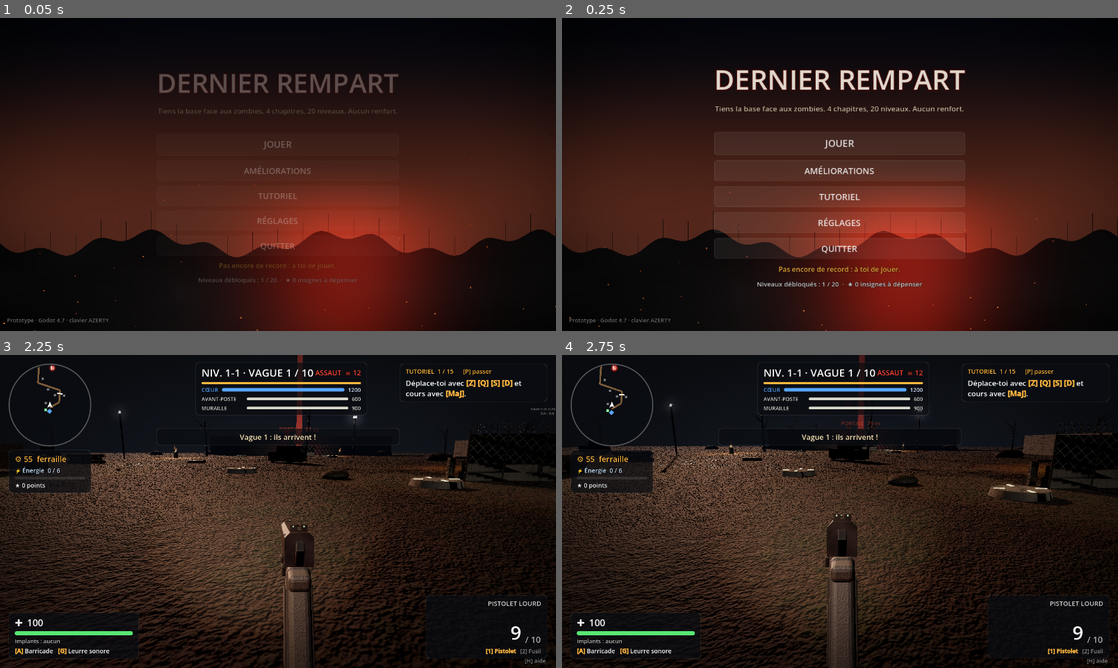
Above: before the commit, frames 1-4 (two rows, left to right).
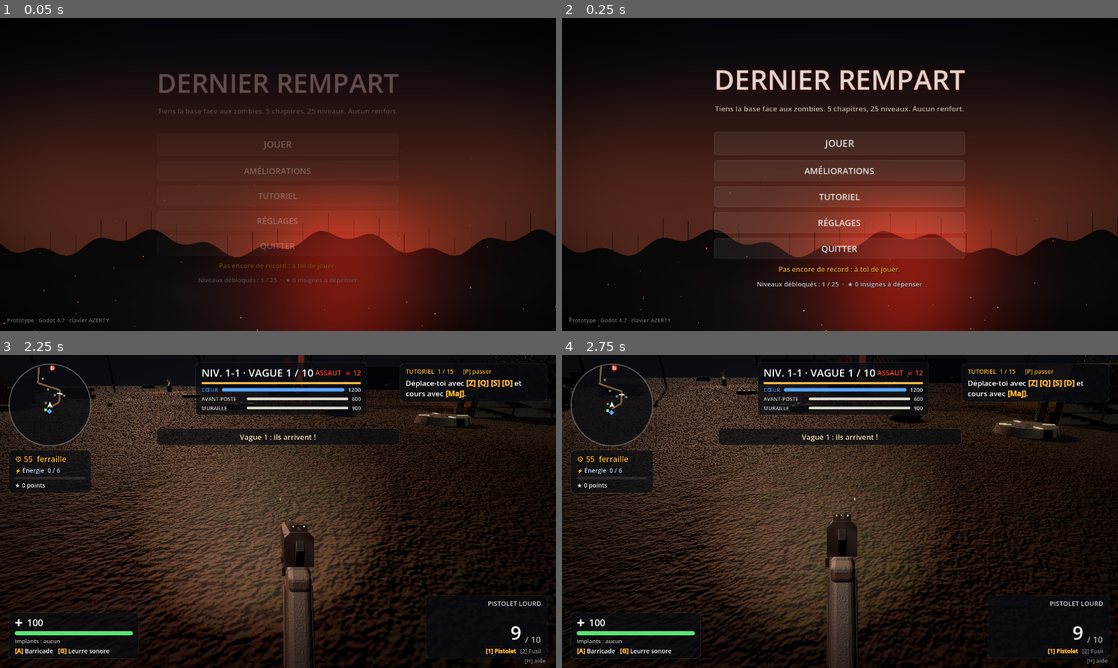
Above: after the commit, the same moments.

Repository: BillyBombardieri/dernier-rampart
Game: Godot game, scene res://scenes/menu.tscn
The game is run twice, just before and just after one commit, with the same random seed, the same clock (stepped at 60 frames per second) and the same inputs.
Inputs (mouse positions are in pixels of both pictures, inside the frame that each line leads up to):
- Up to frame 1 (0.05 s): no input
- Up to frame 2 (0.25 s): no input
- Up to frame 3 (2.25 s): click "JOUER" at 0.5 s; click "1" at 1.25 s; tap Enter (skip_phase) at 2 s; move the mouse to (305, 511) at 2.02 s; hold Z (move_forward) from 2.03 s (still down); hold Right mouse button (aim) from 2.03 s (still down); click (305, 511) at 2.17 s
- Up to frame 4 (2.75 s): keep holding Z (move_forward); keep holding Right mouse button (aim); tap Space (jump) at 2.27 s

The runs differ from the first frame. In frame 1, less than 0.1% of the frame differs, in the area x 47-57%, y 28-85%; in frame 2, less than 0.1%; in frame 3, 30%, in the area x 0-100%, y 0-100%; in frame 4, 30%.

Commit message:
Chapitre 5 : La Ville Morte, et déblocage des chapitres ajoutés après coup
- Nouvelle carte : centre-ville abandonné sous la pluie (immeubles éventrés,
  voitures, réverbères qui grésillent, flaques, asphalte mouillé), 5 niveaux
  de plus (25 au total), son de pluie généré par code.
- Un joueur qui avait déjà gagné le dernier niveau voit maintenant le
  nouveau chapitre s'ouvrir au lieu de rester bloqué.
- La liste des chapitres défile si l'écran est trop petit.

Co-Authored-By: Claude Opus 5.5 (1M context) <noreply@anthropic.com>
Claude-Session: https://claude.ai/code/session_016nAkCaDQCMxLDEbpeDYDLf

Diff:
--- a/scripts/level_panel.gd
+++ b/scripts/level_panel.gd
@@ -1,6 +1,6 @@
 class_name LevelPanel
 extends PanelContainer
-## Choix du niveau dans le menu principal : 4 chapitres, chacun sur sa carte et dans son
+## Choix du niveau dans le menu principal : 5 chapitres, chacun sur sa carte et dans son
 ## environnement, avec 5 niveaux de plus en plus durs. Gagner un niveau débloque le suivant,
 ## et gagner le 5e niveau d'un chapitre ouvre le chapitre suivant.
 
@@ -27,9 +27,15 @@
 	add_child(v)
 	Ui.label(v, "CHOISIS TON NIVEAU", 28, Ui.ACCENT)
 	Ui.label(v, "5 niveaux par chapitre, chacun plus dur que le précédent. Gagne le 5e pour ouvrir le chapitre suivant.", 15, Ui.MUTED)
+	# Les chapitres défilent si l'écran est trop petit pour tous les montrer.
+	var scroll := ScrollContainer.new()
+	scroll.horizontal_scroll_mode = ScrollContainer.SCROLL_MODE_DISABLED
+	scroll.custom_minimum_size = Vector2(0, 470)
+	v.add_child(scroll)
 	_list = VBoxContainer.new()
 	_list.add_theme_constant_override("separation", 8)
-	v.add_child(_list)
+	_list.size_flags_horizontal = Control.SIZE_EXPAND_FILL
+	scroll.add_child(_list)
 	var bottom := HBoxContainer.new()
 	bottom.alignment = BoxContainer.ALIGNMENT_END
 	v.add_child(bottom)
--- a/scripts/levels.gd
+++ b/scripts/levels.gd
@@ -142,6 +142,41 @@
 		"barrels": [Vector3(-4, 0, 31), Vector3(-22, 0, -20), Vector3(24, 0, -14), Vector3(-4, 0, -46)],
 		"props": {"count": 85, "pine": 6, "ruin": 2, "rock": 2, "wreck": 1},
 		"weather": "snow",
+	},
+	{
+		"name": "La Ville Morte",
+		"place": "Centre-ville abandonné, sous la pluie",
+		"desc": "Rues noyées, voitures abandonnées, réverbères qui grésillent. La horde vient de partout.",
+		"path": [
+			Vector3(-30, 0, -55), Vector3(-30, 0, -40), Vector3(20, 0, -40), Vector3(20, 0, -22),
+			Vector3(-8, 0, -22), Vector3(-8, 0, -6), Vector3(14, 0, 4), Vector3(14, 0, 20),
+			Vector3(0, 0, 24), Vector3(0, 0, 30),
+		],
+		"rings": {
+			"avant": {"gate": Vector3(-15, 0, -40), "segment": 1, "hp": 600.0,
+				"sockets": [Vector3(-19, 0, -45.5), Vector3(-11, 0, -34.5), Vector3(-24, 0, -34.5), Vector3(-6, 0, -45.5)]},
+			"muraille": {"gate": Vector3(14, 0, 10), "segment": 6, "hp": 900.0,
+				"sockets": [Vector3(19.5, 0, 8), Vector3(8.5, 0, 12), Vector3(19.5, 0, 16), Vector3(20, 0, 2), Vector3(-5.5, 0, 18)]},
+		},
+		"env": {
+			"sky_top": Color(0.02, 0.025, 0.04), "sky_horizon": Color(0.2, 0.15, 0.12), "ground_horizon": Color(0.06, 0.06, 0.07),
+			"sun_rot": Vector3(-40, 20, 0), "sun_color": Color(0.62, 0.68, 0.85), "sun_energy": 0.35,
+			"ambient": 0.5, "exposure": 1.15, "saturation": 0.68,
+			"fog_color": Color(0.11, 0.115, 0.13), "fog": 0.012, "vol_albedo": Color(0.6, 0.62, 0.68), "vol_fog": 0.018,
+		},
+		"ground": {"tex": "concrete", "scale": 0.1, "tint": Color(0.36, 0.36, 0.38), "rough": 0.4},
+		"path_mat": {"tex": "concrete", "scale": 0.25, "tint": Color(0.22, 0.22, 0.24), "rough": 0.22},
+		"walls": [[Vector3(-40, 1.5, -12), Vector3(1.2, 3, 18)], [Vector3(34, 1.5, -32), Vector3(1.2, 3, 16)]],
+		"sandbags": [Vector3(-16, 0, -28), Vector3(26, 0, -12)],
+		"spots": [
+			[Vector3(-12, 0, 28), Vector3(-2, 0, 20)], [Vector3(22, 0, 24), Vector3(14, 0, 12)],
+			[Vector3(-36, 0, -46), Vector3(-26, 0, -40)], [Vector3(27, 0, -30), Vector3(18, 0, -38)],
+			[Vector3(-16, 0, -14), Vector3(-6, 0, -18)],
+		],
+		"spot_color": Color(1.0, 0.7, 0.4),
+		"barrels": [Vector3(-4, 0, 31), Vector3(26, 0, -44), Vector3(-36, 0, -32), Vector3(-14, 0, -2)],
+		"props": {"count": 60, "building": 5, "wreck": 3, "lamp": 3, "puddle": 2},
+		"weather": "rain",
 	},
 ]
 
--- a/scripts/main.gd
+++ b/scripts/main.gd
@@ -489,6 +489,12 @@
 				_pine(pos)
 			"ruin":
 				_ruin(pos)
+			"building":
+				_building(pos)
+			"lamp":
+				_lamp(pos)
+			"puddle":
+				_puddle(pos)
 
 
 ## Matériau du sol ou du chemin d'un niveau : {"tex", "scale", "tint", "plain"}.
@@ -498,6 +504,8 @@
 	if d.get("plain", false):
 		mat.albedo_texture = null
 		mat.roughness = 0.85
+	if d.has("rough"):  # Asphalte mouillé (Ville Morte) : plus lisse, il renvoie les lumières.
+		mat.roughness = d["rough"]
 	return mat
 
 
@@ -654,9 +662,104 @@
 	ruin.rotation.y = _rng.randf() * TAU
 
 
+## Immeuble éventré (Ville Morte) : une carcasse de béton de 2 à 4 étages, fenêtres noires,
+## quelques-unes encore éclairées d'une lueur chaude, le toit arraché.
+func _building(pos: Vector3) -> void:
+	var w := _rng.randf_range(7.0, 11.0)
+	var d := _rng.randf_range(6.0, 9.0)
+	var floors := _rng.randi_range(2, 4)
+	var h := floors * 3.2
+	var tint: Color = [Color(0.5, 0.48, 0.46), Color(0.42, 0.4, 0.38), Color(0.55, 0.5, 0.44)][_rng.randi() % 3]
+	var concrete := Fx.textured("concrete", 0.35, tint)
+	var body := Fx.box_body(Vector3(w, h, d), Color.WHITE, Fx.LAYER_WORLD)
+	(body.get_child(1) as MeshInstance3D).material_override = concrete
+	var dark := Fx.material(Color(0.02, 0.02, 0.025))
+	dark.roughness = 0.15
+	var lit := Fx.material(Color(1.0, 0.72, 0.4), 1.6)
+	# Fenêtres sur les deux grandes façades, une par travée et par étage.
+	var cols := int(w / 2.4)
+	for side in [-1.0, 1.0]:
+		for f in floors:
+			for c in cols:
+				var x := -w * 0.5 + (c + 0.5) * w / cols
+				var win := Fx.box_mat(Vector3(1.1, 1.4, 0.06), lit if _rng.randf() < 0.06 else dark)
+				win.position = Vector3(x, -h * 0.5 + 1.7 + f * 3.2, side * (d * 0.5 + 0.02))
+				body.add_child(win)
+	# Dalles d'étage qui dépassent un peu, et un bord de toit cassé.
+	for f in range(1, floors):
+		var slab := Fx.box_mat(Vector3(w + 0.3, 0.25, d + 0.3), concrete)
+		slab.position.y = -h * 0.5 + f * 3.2
+		body.add_child(slab)
+	var broken := Fx.box_mat(Vector3(w * _rng.randf_range(0.3, 0.6), _rng.randf_range(0.8, 2.0), 0.4), concrete)
+	broken.position = Vector3(_rng.randf_range(-w, w) * 0.2, h * 0.5 + 0.5, d * 0.5 - 0.2)
+	body.add_child(broken)
+	add_child(body)
+	body.position = pos + Vector3(0, h * 0.5, 0)
+	body.rotation.y = _rng.randi_range(0, 3) * PI * 0.5 + _rng.randf_range(-0.15, 0.15)
+
+
+## Réverbère (Ville Morte). Un sur trois éclaire encore, en grésillant ; les autres sont morts.
+func _lamp(pos: Vector3) -> void:
+	var metal := Fx.material(Color(0.12, 0.13, 0.14))
+	metal.metallic = 0.7
+	metal.roughness = 0.4
+	var lamp := Node3D.new()
+	var pole := Fx.mesh_with(_cyl(0.09, 6.0, 0.07), metal)
+	pole.position.y = 3.0
+	lamp.add_child(pole)
+	var arm := Fx.box_mat(Vector3(0.08, 0.08, 1.6), metal)
+	arm.position = Vector3(0, 5.95, 0.75)
+	lamp.add_child(arm)
+	var alive := _rng.randf() < 0.34
+	var head := Fx.box(Vector3(0.35, 0.12, 0.6), Color(1.0, 0.68, 0.35) if alive else Color(0.15, 0.15, 0.15), 3.0 if alive else 0.0)
+	head.position = Vector3(0, 5.85, 1.5)
+	lamp.add_child(head)
+	var body := StaticBody3D.new()
+	body.collision_layer = Fx.LAYER_WORLD
+	var shape := CollisionShape3D.new()
+	var cs := CylinderShape3D.new()
+	cs.radius = 0.15
+	cs.height = 6.0
+	shape.shape = cs
+	shape.position.y = 3.0
+	body.add_child(shape)
+	lamp.add_child(body)
+	if alive:
+		var light := Flicker.new()
+		light.light_color = Color(1.0, 0.66, 0.34)
+		light.base_energy = 1.6
+		light.amount = 0.15
+		light.speed = 9.0
+		light.omni_range = 11.0
+		light.position = Vector3(0, 5.5, 1.5)
+		lamp.add_child(light)
+	lamp.rotation.y = _rng.randf() * TAU
+	add_child(lamp)
+	lamp.position = pos
+
+
+## Flaque d'eau de pluie sur l'asphalte : un miroir sombre et mince.
+func _puddle(pos: Vector3) -> void:
+	var r := _rng.randf_range(1.2, 2.6)
+	var disc := CylinderMesh.new()
+	disc.top_radius = r
+	disc.bottom_radius = r
+	disc.height = 0.01
+	disc.radial_segments = 18
+	var water := StandardMaterial3D.new()
+	water.albedo_color = Color(0.04, 0.045, 0.05)
+	water.metallic = 0.7
+	water.roughness = 0.03
+	var mi := Fx.mesh_with(disc, water)
+	mi.scale = Vector3(_rng.randf_range(1.0, 1.8), 1, _rng.randf_range(0.6, 1.0))
+	mi.rotation.y = _rng.randf() * TAU
+	mi.position = pos + Vector3(0, 0.02, 0)
+	add_child(mi)
+
+
 # ---------------------------------------------------------------- météo
 
-## Neige (Col Gelé), cendres (Raffinerie) ou lucioles (Marais), autour du joueur.
+## Neige (Col Gelé), cendres (Raffinerie), lucioles (Marais) ou pluie (Ville Morte), autour du joueur.
 func _build_weather() -> void:
 	var kind: String = level["weather"]
 	if kind == "":
@@ -696,6 +799,20 @@
 			q.size = Vector2(0.05, 0.05)
 			grad.set_color(0, Color(0.55, 0.52, 0.5, 0.8))
 			grad.set_color(1, Color(0.4, 0.38, 0.36, 0.0))
+		"rain":
+			# Traits fins et rapides, presque verticaux, un peu poussés par le vent.
+			p.amount = 1800
+			p.lifetime = 0.9
+			p.direction = Vector3(0.08, -1, 0.04)
+			p.spread = 3.0
+			p.initial_velocity_min = 16.0
+			p.initial_velocity_max = 20.0
+			p.gravity = Vector3(0, -6.0, 0)
+			q.size = Vector2(0.012, 0.42)
+			m.billboard_mode = BaseMaterial3D.BILLBOARD_FIXED_Y
+			m.billboard_keep_scale = true
+			grad.set_color(0, Color(0.72, 0.76, 0.82, 0.32))
+			grad.set_color(1, Color(0.72, 0.76, 0.82, 0.18))
 		"fireflies":
 			p.amount = 70
 			p.lifetime = 6.0
@@ -826,9 +943,20 @@
 		w.loop_end = w.data.size() / 2
 	var p := AudioStreamPlayer.new()
 	p.stream = wind
-	p.volume_db = -14.0
+	p.volume_db = -20.0 if level["weather"] == "rain" else -14.0
 	p.autoplay = true
 	add_child(p)
+	if level["weather"] == "rain":
+		var rain := Sfx.stream("rain")
+		if rain is AudioStreamWAV:
+			var r := rain as AudioStreamWAV
+			r.loop_mode = AudioStreamWAV.LOOP_FORWARD
+			r.loop_end = r.data.size() / 2
+			var rp := AudioStreamPlayer.new()
+			rp.stream = r
+			rp.volume_db = -12.0
+			rp.autoplay = true
+			add_child(rp)
 
 
 func _spawn_player() -> void:
--- a/scripts/menu.gd
+++ b/scripts/menu.gd
@@ -24,7 +24,7 @@
 	var title := Ui.label(_main_box, "DERNIER REMPART", 64, Color(0.95, 0.92, 0.88), HORIZONTAL_ALIGNMENT_CENTER)
 	title.add_theme_constant_override("outline_size", 10)
 	title.add_theme_color_override("font_outline_color", Color(0.25, 0.02, 0.0, 0.9))
-	Ui.label(_main_box, "Tiens la base face aux zombies. 4 chapitres, 20 niveaux. Aucun renfort.", 17, Color(0.85, 0.75, 0.65), HORIZONTAL_ALIGNMENT_CENTER)
+	Ui.label(_main_box, "Tiens la base face aux zombies. 5 chapitres, 25 niveaux. Aucun renfort.", 17, Color(0.85, 0.75, 0.65), HORIZONTAL_ALIGNMENT_CENTER)
 	var gap := Control.new()
 	gap.custom_minimum_size = Vector2(0, 18)
 	_main_box.add_child(gap)
--- a/scripts/settings.gd
+++ b/scripts/settings.gd
@@ -88,6 +88,7 @@
 	best_wave = cfg.get_value("record", "vague", 0)
 	unlocked_level = int(cfg.get_value("progression", "niveau_debloque", 0))
 	levels_won = Array(cfg.get_value("progression", "niveaux_gagnes", []))
+	_sync_unlocked()
 	insignes = int(cfg.get_value("progression", "insignes", 0))
 	upgrades = {}
 	var saved_upgrades: Dictionary = cfg.get_value("progression", "ameliorations", {})
@@ -221,6 +222,15 @@
 	return unlocked
 
 
+## Un niveau gagné ouvre toujours le suivant, même s'il a été ajouté après la victoire
+## (nouveau chapitre dans une mise à jour) : sans ça, le joueur qui avait gagné le dernier
+## niveau resterait bloqué devant le nouveau chapitre.
+func _sync_unlocked() -> void:
+	for won in levels_won:
+		unlocked_level = maxi(unlocked_level, int(won) + 1)
+	unlocked_level = clampi(unlocked_level, 0, Levels.count() - 1)
+
+
 func set_tutorial_done(done: bool) -> void:
 	tutorial_done = done
 	save_settings()
--- a/scripts/upgrades.gd
+++ b/scripts/upgrades.gd
@@ -14,7 +14,7 @@
 	"recuperation": {"name": "Récupération", "desc": "+10 % de prime de vague", "per": 0.1, "costs": [3, 6, 9]},
 	"dynamo": {"name": "Dynamo", "desc": "+1 énergie pour les tours", "per": 1.0, "costs": [6, 12]},
 }
-# Insignes gagnés : 1 par vague repoussée (x le multiplicateur du niveau, de 1 à 1,95), plus 5
+# Insignes gagnés : 1 par vague repoussée (x le multiplicateur du niveau, de 1 à 2,2), plus 5
 # en cas de victoire.
 const VICTORY_INSIGNES := 5
 
--- a/tests/feature_test.gd
+++ b/tests/feature_test.gd
@@ -458,7 +458,14 @@
 	_check(not Settings.finish_level(0, true, 15), "le regagner ne débloque rien de plus")
 	Settings.unlocked_level = 4
 	_check(Settings.finish_level(4, true, 15) and Levels.chapter_index(Settings.unlocked_level) == 1, "gagner le niveau 5 ouvre le chapitre 2")
-	_check(Levels.count() == 20 and Levels.title(7) == "Le Marais, niveau 3" and Levels.short(7) == "2-3", "4 chapitres de 5 niveaux")
+	_check(Levels.count() == 25 and Levels.title(7) == "Le Marais, niveau 3" and Levels.short(22) == "5-3", "5 chapitres de 5 niveaux")
+	# Un joueur qui avait gagné le dernier niveau avant l'ajout d'un chapitre peut l'ouvrir.
+	Settings.levels_won = [19]
+	Settings.unlocked_level = 19
+	Settings._sync_unlocked()
+	_check(Settings.unlocked_level == 20, "un chapitre ajouté après coup s'ouvre si le précédent est gagné")
+	Settings.levels_won = [0, 4]
+	Settings.unlocked_level = 5
 	var wm: WaveManager = _main.get_node("WaveManager")
 	var easy := wm._build_queue(1).size()
 	Game.level = Levels.count() - 1
Not shown, added: assets/sounds/rain.wav.import
Not shown, changed: README.md
Not shown, added: assets/sounds/rain.wav
Not shown, changed: tools/generate_assets.py
